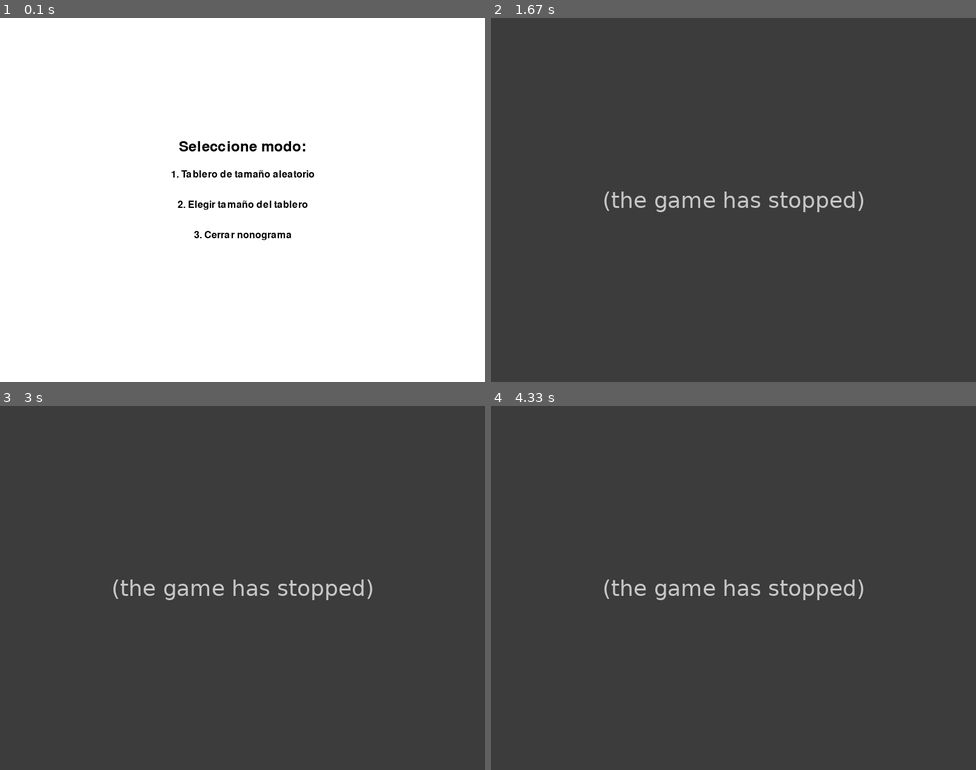
Above: before the commit, frames 1-4 (two rows, left to right).
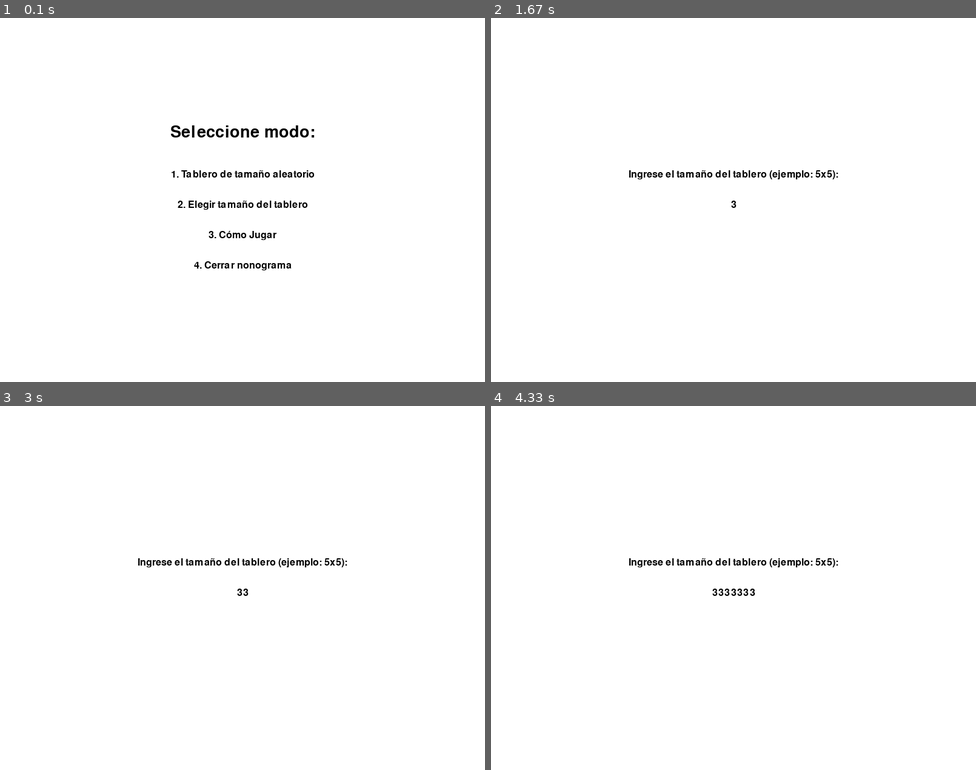
Above: after the commit, the same moments.

Repository: Rodri0819/Proyecto-Nonograma-Pygame
Game: pygame game, started from proyecto/main.py
Two runs of this game, one before a commit and one after it. Both use one fixed random seed, a clock stepped at 60 frames per second and the inputs below.
Inputs:
- Up to frame 1 (0.1 s): no input
- Up to frame 2 (1.67 s): tap 3 at 0.33 s; type "ann" at 0.67 s; tap Enter at 1 s; tap 2 at 1.22 s; hold 3 from 1.55 s (still down)
- Up to frame 3 (3 s): release 3 at 2.02 s; tap Enter at 2.1 s; tap 3 at 2.43, 2.83 s
- Up to frame 4 (4.33 s): tap 3 at 3.13, 3.38, 3.72, 4.02, 4.22 s

The runs differ from the first frame. In frame 1, 1.2% of the frame differs, in the area x 35-65%, y 29-70%; in frame 2, 100%, in the area x 0-100%, y 0-100%; in frame 3, 100%; in frame 4, 100%.
Before the commit the program exited at 0.33 s; later frames show no game.

Commit message:
Creación de opción Como Jugar en Menú

Diff:
--- a/proyecto/constants.py
+++ b/proyecto/constants.py
@@ -21,4 +21,4 @@
 pygame.font.init()
 FONT = pygame.font.SysFont(None, 24)
 WIN_FONT = pygame.font.SysFont(None, 48)
-MENU_FONT = pygame.font.SysFont(None, 36)
+MENU_FONT = pygame.font.SysFont(None, 40)
--- a/proyecto/menu.py
+++ b/proyecto/menu.py
@@ -12,13 +12,15 @@
         title_surface = MENU_FONT.render("Seleccione modo:", True, BLACK)
         option1_surface = FONT.render("1. Tablero de tamaño aleatorio", True, BLACK)
         option2_surface = FONT.render("2. Elegir tamaño del tablero", True, BLACK)
-        option3_surface = FONT.render("3. Cerrar nonograma", True, BLACK)
+        option3_surface = FONT.render("3. Cómo Jugar", True, BLACK)
+        option4_surface = FONT.render("4. Cerrar nonograma", True, BLACK)
 
         #Centra los textos
-        screen.blit(title_surface, (width - title_surface.get_width() // 2, height - 100))
+        screen.blit(title_surface, (width - title_surface.get_width() // 2, height - 125))
         screen.blit(option1_surface, (width - option1_surface.get_width() // 2, height - 50))
         screen.blit(option2_surface, (width - option2_surface.get_width() // 2, height))
         screen.blit(option3_surface, (width - option3_surface.get_width() // 2, height + 50))
+        screen.blit(option4_surface, (width - option4_surface.get_width() // 2, height + 100))
 
         #Actualiza la pantalla para que se muestre lo que se a renderizado
         pygame.display.flip()
@@ -33,9 +35,12 @@
                     return "random"  #Devuelve la opción de tablero aleatorio
                 elif event.key == pygame.K_2:  #Si se presiona '2'
                     return "choose_size"  #Devuelve la opción para elegir el tamaño del tablero
-                elif event.key == pygame.K_3:  # Si se presiona '3'
+                elif event.key == pygame.K_3:
+                    return "tutorial"
+                elif event.key == pygame.K_4:  # Si se presiona '3'
                     pygame.quit()  #Cierra Pygame
                     sys.exit()  #Sale del programa
+
 
 
 #Función que permite al jugador ingresar el tamaño del tablero
--- a/proyecto/nonogram_game.py
+++ b/proyecto/nonogram_game.py
@@ -36,6 +36,53 @@
         self.HEIGHT = 50 + self.TOP_MARGIN + rows * self.SQUARE_SIZE
         self.screen = pygame.display.set_mode((self.WIDTH, self.HEIGHT))
 
+    def run_tutorial(self):
+        instructions = [
+            "",
+            "",
+            "1. Las Reglas Básicas del Nonograma:",
+            "Debes llenar celdas en una cuadrícula basándote en los números que aparecen en los bordes.",
+            "Los números indican cuántas celdas consecutivas debes llenar en cada fila o columna.",
+            "",
+            "2. Cómo Interpretar Múltiples Números en una Fila o Columna:",
+            "Si hay N cantidad de números, significa que hay N grupos de celdas correctas",
+            "y al menos una celda vacía entre cada grupo.",
+            "",
+            "3. Cómo Empezar:",
+            "Comienza con filas o columnas donde los números",
+            "llenan completamente la cuadrícula o casi lo hacen.",
+            "",
+            "4. Marcar las Celdas Vacías:",
+            "Usa el Clic derecho para marcar celdas que no son correctas.",
+            "",
+            "5. Completa el Nonograma:",
+            "Sigue deduciendo hasta completar la imagen oculta.",
+            "¡Buena suerte!"
+        ]
+
+        # Limpiar pantalla y mostrar fondo blanco
+        self.screen.fill(WHITE)
+
+        # Mostrar cada línea de instrucciones centrada en pantalla
+        for i, line in enumerate(instructions):
+            instruction_surface = FONT.render(line, True, BLACK)
+            self.screen.blit(
+                instruction_surface,
+                (self.WIDTH // 2 - instruction_surface.get_width() // 2, 20 + i * 25)
+            )
+
+        pygame.display.flip()
+
+        # Esperar a que el jugador presione una tecla para salir de las instrucciones
+        waiting = True
+        while waiting:
+            for event in pygame.event.get():
+                if event.type == pygame.QUIT:
+                    pygame.quit()
+                    sys.exit()
+                elif event.type == pygame.KEYDOWN:
+                    waiting = False  # Salir de las instrucciones al presionar cualquier tecla
+
     def main_loop(self):
         while True:  #Bucle externo para reiniciar el juego
             #Restablecer el tamaño de la pantalla al tamaño del menú
@@ -53,8 +100,11 @@
             elif option == "choose_size":
                 #Permitir al usuario ingresar el tamaño del tablero
                 rows, cols = menu.get_board_size(self.screen, self.WIDTH, self.HEIGHT)
+            elif option == "tutorial":
+                self.run_tutorial()  # Llamada a la función de tutorial
+                continue  # Reinicia el menú al finalizar el tutorial
             else:
-                #Opción inválida, salir del juego
+                #Salir del juego
                 pygame.quit()
                 sys.exit()
 
